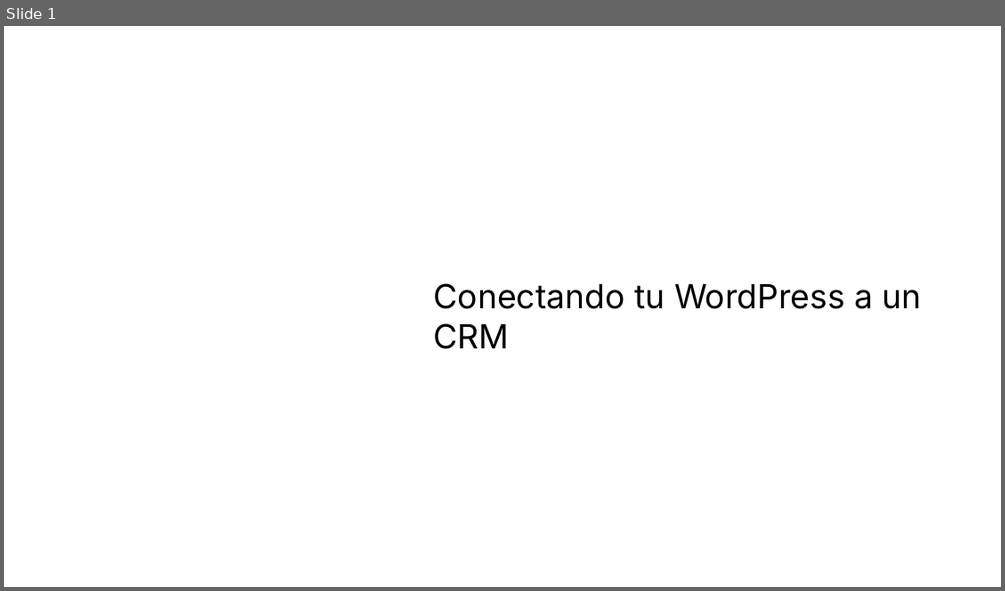
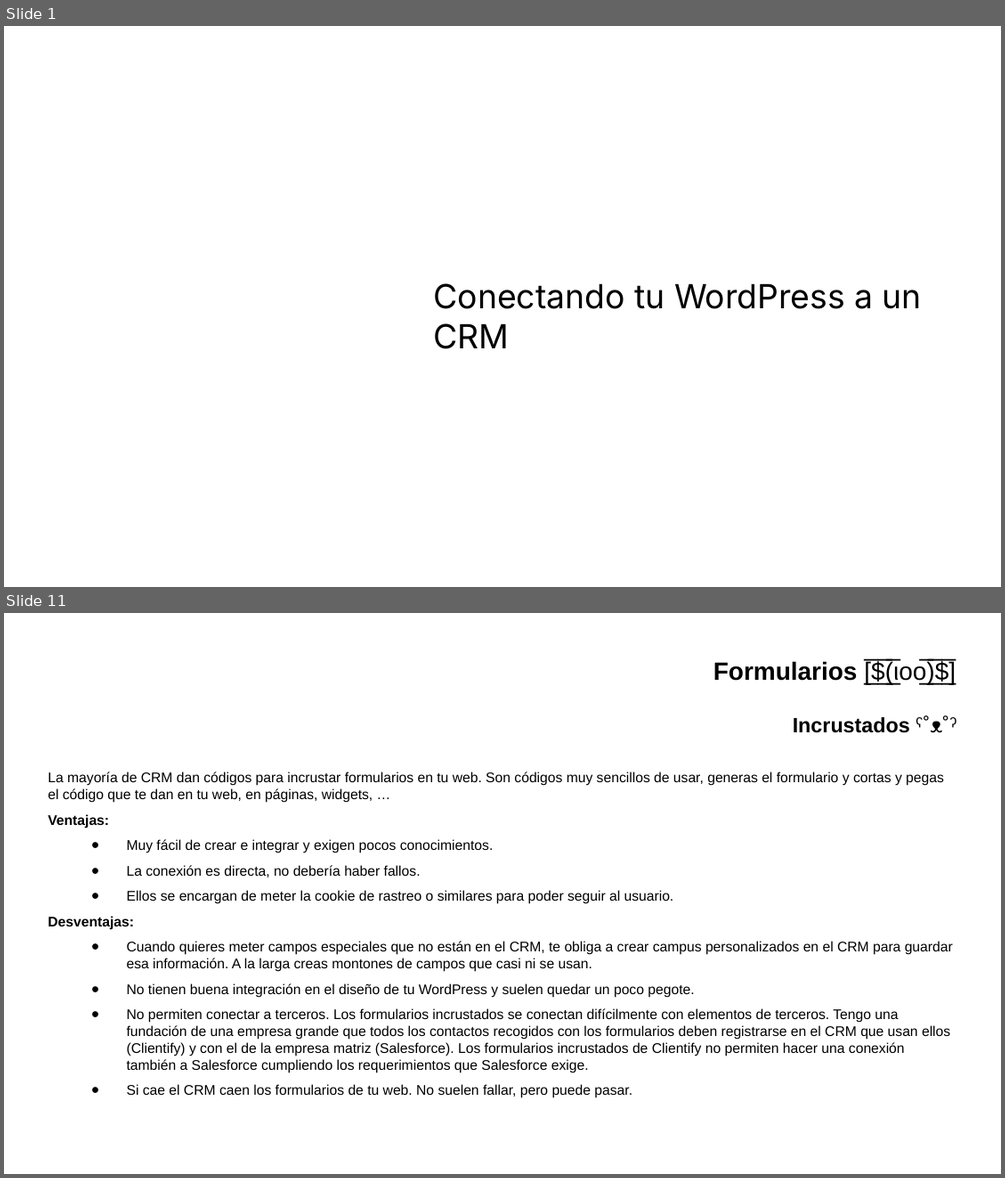
Before and after one commit to gwannon/WordCampBilbao2025, a slide deck: WCBIO25_Jorge-Monclus.pptx. Shown one above the other, each under a label of ours: slide 1 before the commit, slides 1 and 11 after it; the slides between them are not shown. The pictures are 1005x591 and 1005x1178 pixels, drawn with LibreOffice and Linux fonts; fonts in the diff are those of the drawing; background and template pictures are left out. Boxes give left, top, right and bottom in pixels: in the first picture for what was removed or moved away, otherwise in the second. Text is boxed around its words. In the diff, an @@ line names an element or a change of style, - is before the commit and + after.

```diff
--- a/WCBIO25_Jorge-Monclus.pptx
+++ b/WCBIO25_Jorge-Monclus.pptx
@@ slide 11 added at <box>4,613,1001,1174</box>, background picture (left out) @@
@@ title added at <box>713,660,955,684</box>, 18 pt, text #000000 @@
+Formularios [̲̅$̲̅(̲̅ιοο̲̅)̲̅$̲̅]
@@ title added at <box>793,715,956,733</box>, 15 pt, text #000000, bold @@
+Incrustados ˁ˚ᴥ˚ˀ
@@ text added at <box>48,771,953,1098</box>, 10.1 pt, text #000000 @@
+La mayoría de CRM dan códigos para incrustar formularios en tu web. Son códigos muy sencillos de usar, generas el formulario y cortas y pegas el código que te dan en tu web, en páginas, widgets, …
+Ventajas:
+● Muy fácil de crear e integrar y exigen pocos conocimientos.
+● La conexión es directa, no debería haber fallos.
+● Ellos se encargan de meter la cookie de rastreo o similares para poder seguir al usuario.
+Desventajas:
+● Cuando quieres meter campos especiales que no están en el CRM, te obliga a crear campus personalizados en el CRM para guardar esa información. A la larga creas montones de campos que casi ni se usan.
+● No tienen buena integración en el diseño de tu WordPress y suelen quedar un poco pegote.
+● No permiten conectar a terceros. Los formularios incrustados se conectan difícilmente con elementos de terceros. Tengo una fundación de una empresa grande que todos los contactos recogidos con los formularios deben registrarse en el CRM que usan ellos (Clientify) y con el de la empresa matriz (Salesforce). Los formularios incrustados de Clientify no permiten hacer una conexión también a Salesforce cumpliendo los requerimientos que Salesforce exige.
+● Si cae el CRM caen los formularios de tu web. No suelen fallar, pero puede pasar.
```
Also in this commit, not shown: 2 slides changed, 15 other slides added, 4 slides removed, 2 other files.
